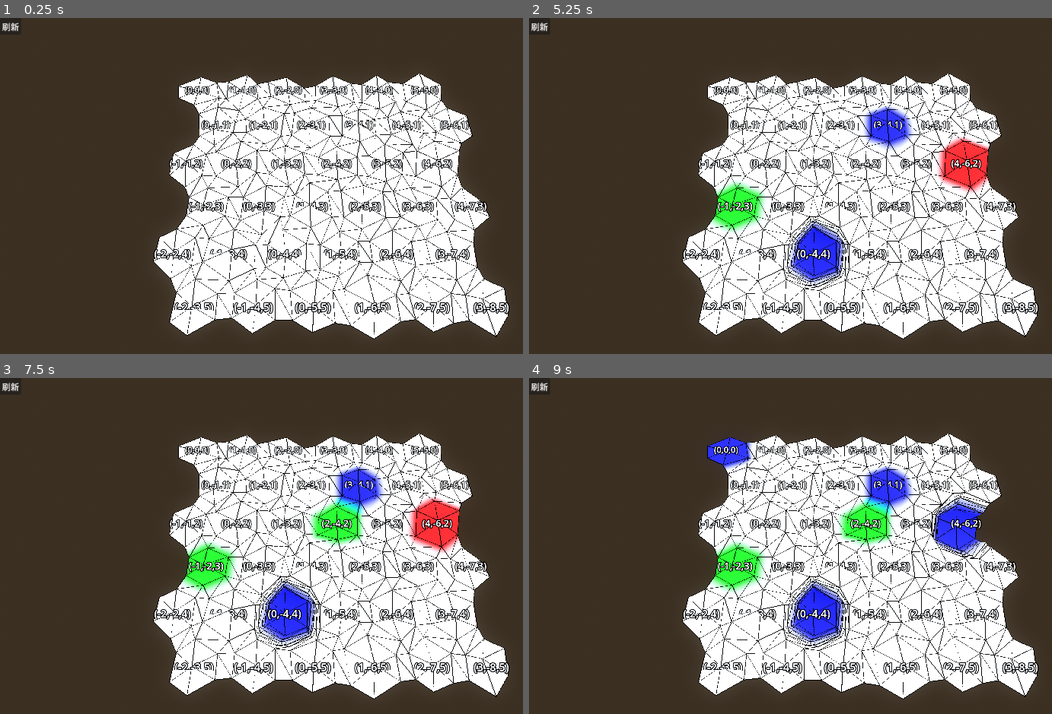
Above: before the commit, frames 1-4 (two rows, left to right).
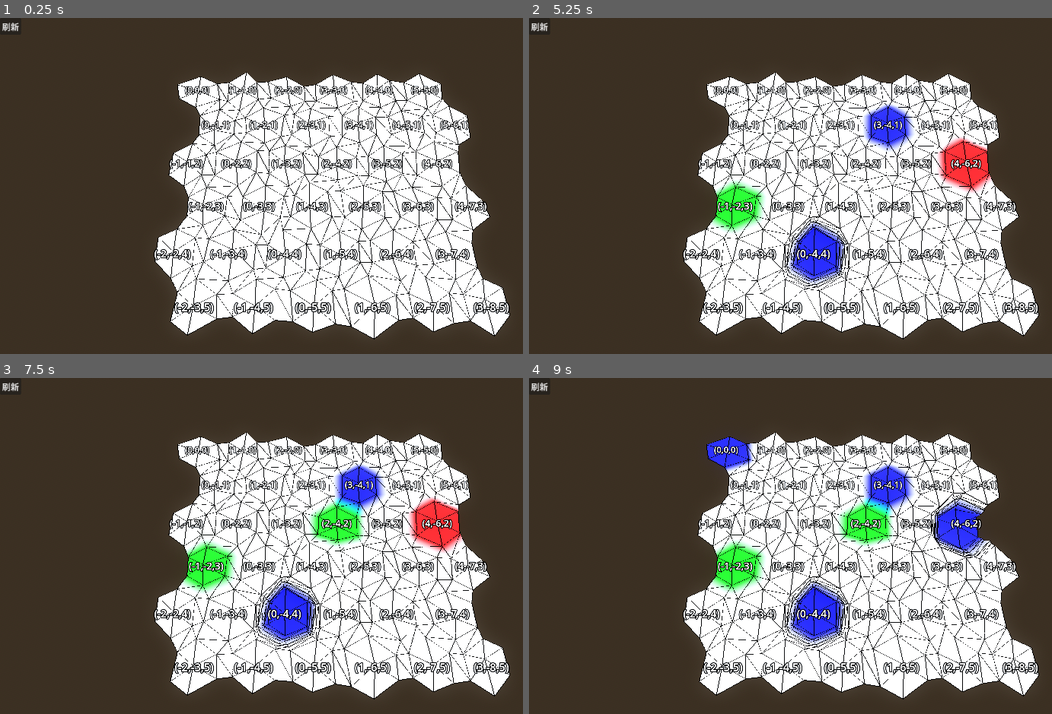
Above: after the commit, the same moments.

Repository: LiGameAcademy/godot_hex_map
Game: Godot game, scene res://scenes/main.tscn
The game is run twice, just before and just after one commit, with the same random seed, the same clock (stepped at 60 frames per second) and the same inputs.
Inputs (mouse positions are in pixels of both pictures, inside the frame that each line leads up to):
- Up to frame 1 (0.25 s): no input
- Up to frame 2 (5.25 s): click "刷新" at 0.5 s; click "刷新" at 1.25 s; click "刷新" at 2 s; tap Enter at 2.75, 4.25 s; move the mouse to (968, 172) at 2.77 s; tap 1 at 2.85 s; click (968, 172) at 2.92 s; tap Space at 3.5, 5 s; move the mouse to (712, 206) at 3.52 s; tap 2 at 3.6 s; click (712, 206) at 3.67 s; move the mouse to (895, 112) at 4.27 s; tap 3 at 4.35 s; click (895, 112) at 4.42 s; move the mouse to (800, 256) at 5.02 s; tap Q at 5.1 s; click (800, 256) at 5.17 s
- Up to frame 3 (7.5 s): tap Enter at 5.75 s; move the mouse to (486, 599) at 5.77 s; tap E at 5.85 s; click (486, 599) at 5.92 s; tap Space at 6.5 s; move the mouse to (120, 498) at 6.52 s; tap 1 at 6.6 s; click (120, 498) at 6.67 s; move the mouse to (334, 549) at 7.27 s; tap 2 at 7.35 s; click (334, 549) at 7.42 s
- Up to frame 4 (9 s): move the mouse to (743, 462) at 8.02 s; tap 3 at 8.1 s; click (743, 462) at 8.17 s; move the mouse to (968, 532) at 8.77 s; tap Q at 8.85 s; click (968, 532) at 8.92 s

The runs differ from the first frame. In frame 1, 4.5% of the frame differs, in the area x 29-98%, y 16-96%; in frame 2, 5.0%; in frame 3, 5.0%; in frame 4, 5.2%.

Commit message:
10-噪声扰动：格心平整和海拔统一

Diff:
--- a/prefabs/hex_grid.gd
+++ b/prefabs/hex_grid.gd
@@ -47,6 +47,7 @@
 			if x < width - 1:
 				cell.set_neighbor(HexCell.HexDirection.NE, cells[cells.size() - width + 1])
 	cells.append(cell)
+	cell.elevation = 0
 
 func get_cell(coords: HexCoordinates) -> HexCell:
 	return cells.filter(
--- a/scripts/hex_cell.gd
+++ b/scripts/hex_cell.gd
@@ -19,6 +19,8 @@
 	set(value):
 		elevation = value
 		var base_y := float(elevation) * HexMetrics.ELEVATION_STEP
+		var n := HexMetrics.sample_noise(position)
+		base_y += n.y * HexMetrics.ELEVATION_PERTURB_STRENGTH
 		position.y = base_y
 
 ## 获取邻居
--- a/scripts/hex_mesh.gd
+++ b/scripts/hex_mesh.gd
@@ -201,7 +201,7 @@
 	var noise := HexMetrics.sample_noise(p)
 	var q := p
 	q.x += noise.x * HexMetrics.CELL_PERTURB_STRENGTH
-	q.y += noise.y * HexMetrics.CELL_PERTURB_STRENGTH
+	#q.y += noise.y * HexMetrics.CELL_PERTURB_STRENGTH
 	q.z += noise.z * HexMetrics.CELL_PERTURB_STRENGTH
 	print("noise: ", noise, " q: ", q)
 	return q
--- a/scripts/hex_metrics.gd
+++ b/scripts/hex_metrics.gd
@@ -36,6 +36,7 @@
 const VERTICAL_TERRACE_STEP_SIZE := 1.0 / float(TERRACES_PER_SLOPE + 1)
 
 const CELL_PERTURB_STRENGTH := 5.0
+const ELEVATION_PERTURB_STRENGTH := 1.5
 
 static var noise: FastNoiseLite
 
